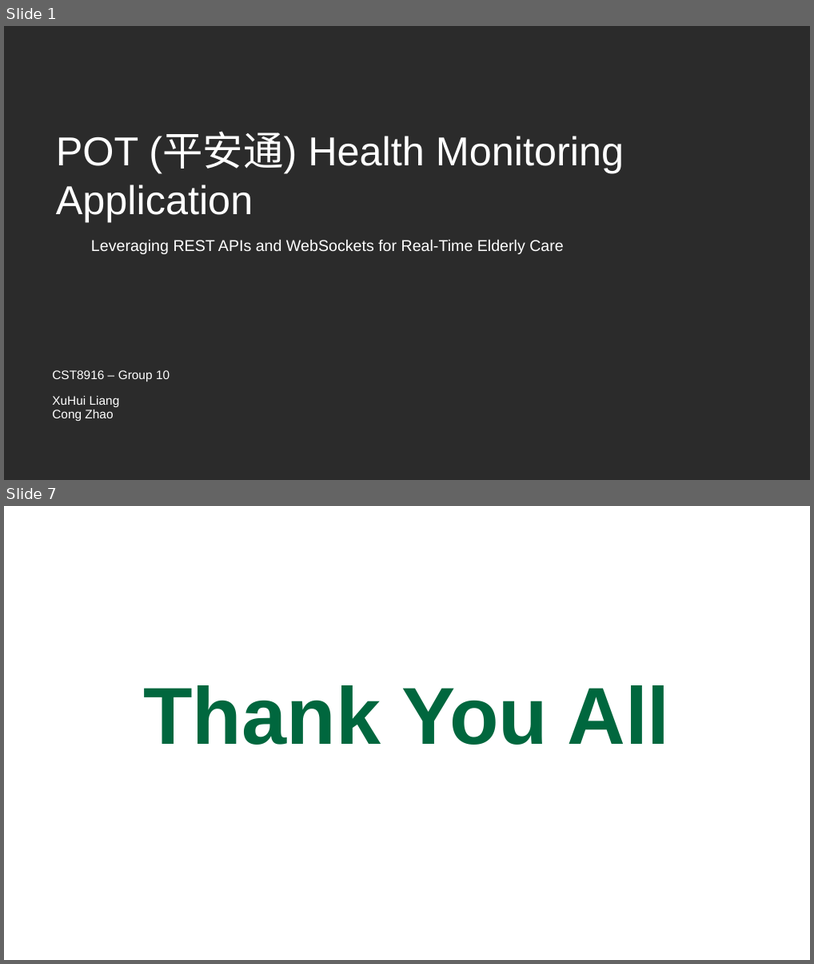
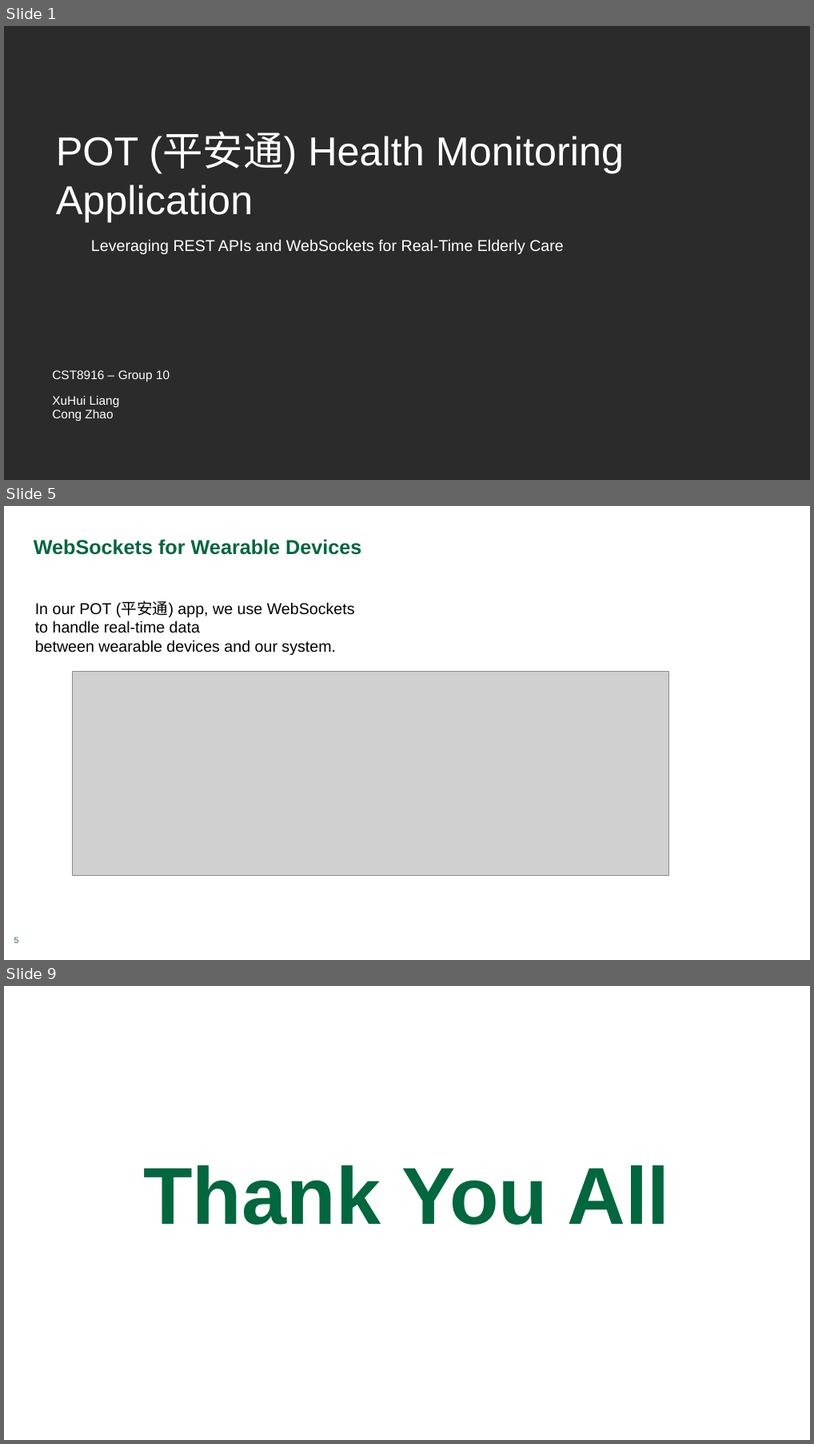
Before and after one commit to lian0138/CST8916_Assignment_1, a slide deck: Presentation.pptx. Shown one above the other, each under a label of ours: slides 1 and 7 before the commit, slides 1, 5 and 9 after it; the slides between them are not shown. The pictures are 814x964 and 814x1444 pixels, drawn with LibreOffice and Linux fonts; fonts in the diff are those of the drawing; grey boxes stand for pictures; background and template pictures are left out; a plain dark background stands for a picture behind light text. Boxes give left, top, right and bottom in pixels: in the first picture for what was removed or moved away, otherwise in the second. Text is boxed around its words. In the diff, an @@ line names an element or a change of style, - is before the commit and + after.

```diff
--- a/Presentation.pptx
+++ b/Presentation.pptx
@@ slide 5 added at (4, 506, 810, 960), background #FFFFFF @@
@@ text added at (34, 539, 362, 555), 18 pt, text #00673E, bold @@
+WebSockets for Wearable Devices
@@ text added at (35, 602, 355, 655), 14 pt, text #000000 @@
+In our POT (平安通) app, we use WebSockets
+to handle real-time data
+between wearable devices and our system.
@@ picture added at (73, 672, 670, 876) @@
@@ page number added at (14, 936, 18, 943), 8 pt, text #78909C, bold @@
+5
@@ what was slide 7 is now slide 9 @@
```
Also in this commit, not shown: 1 slide changed, 5 other slides added, 4 slides removed, 2 other files.
